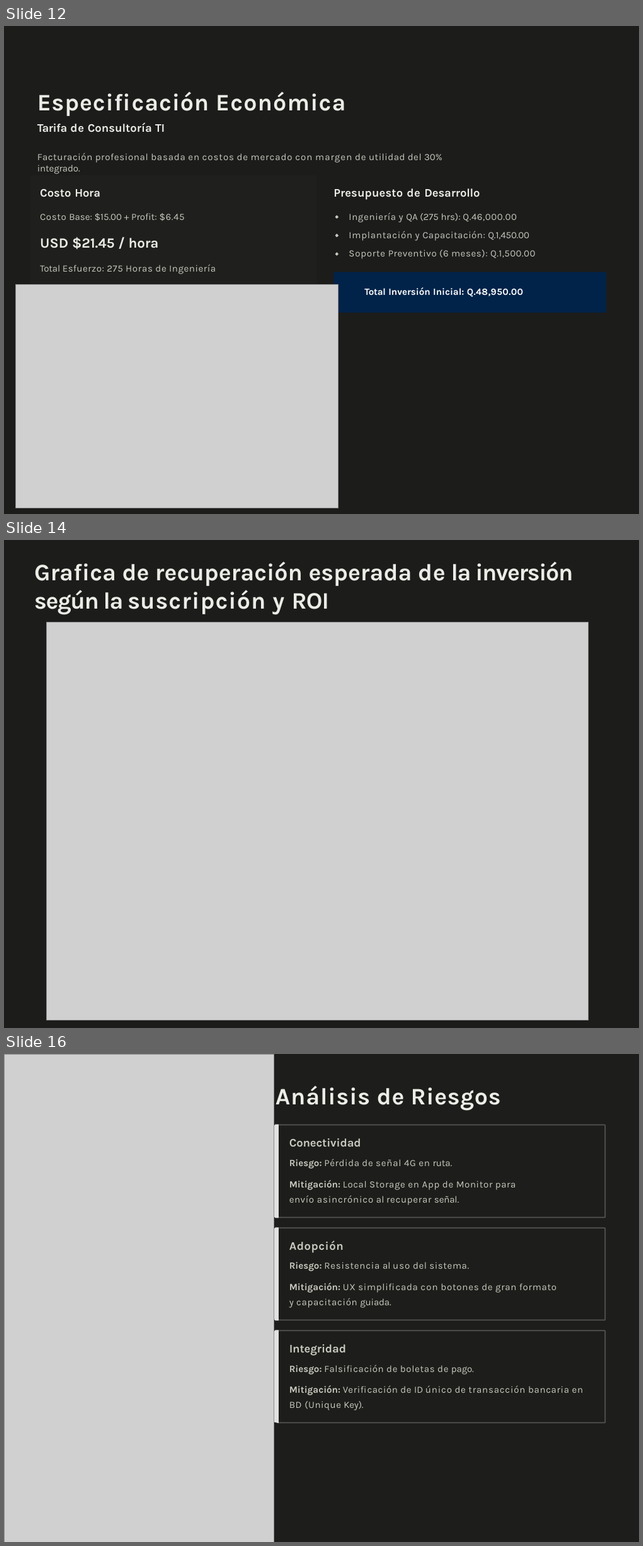
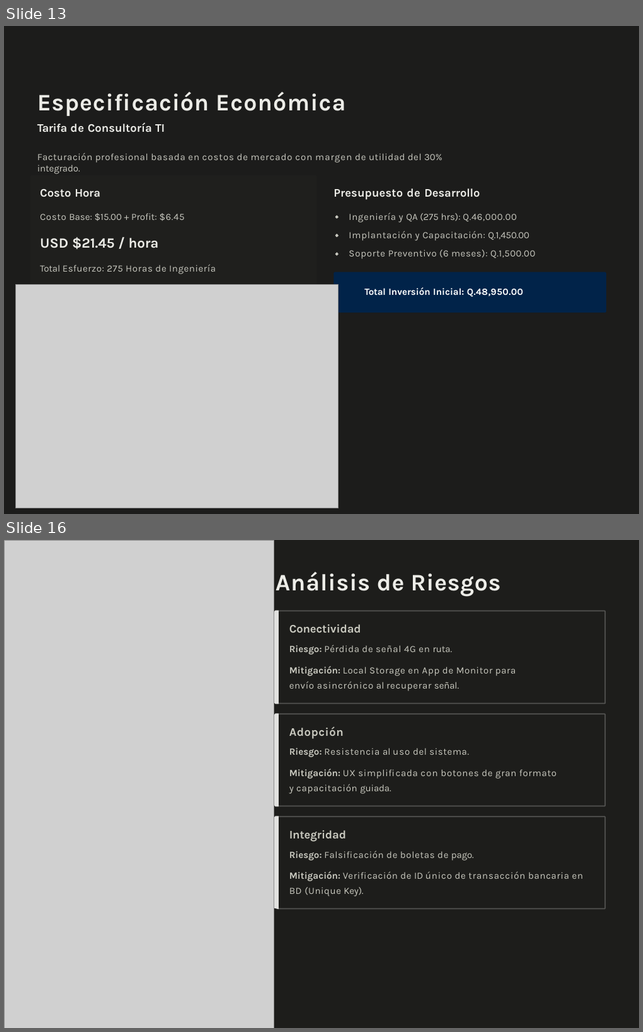
Before and after one commit to johnsvill/TransportesGenesis, a slide deck: Documentos/Proyecto/final/Presentacion_9-06-2026/Gestion-de-Pagos-Transportes-Genesis.pptx. Shown one above the other, each under a label of ours: slides 12, 14 and 16 before the commit, slides 13 and 16 after it; the slides between them are not shown. The pictures are 643x1546 and 643x1032 pixels, drawn with LibreOffice and Linux fonts; fonts in the diff are those of the drawing; grey boxes stand for pictures; background and template pictures are left out. Boxes give left, top, right and bottom in pixels: in the first picture for what was removed or moved away, otherwise in the second. Text is boxed around its words. In the diff, an @@ line names an element or a change of style, - is before the commit and + after.

```diff
--- a/Documentos/Proyecto/final/Presentacion_9-06-2026/Gestion-de-Pagos-Transportes-Genesis.pptx
+++ b/Documentos/Proyecto/final/Presentacion_9-06-2026/Gestion-de-Pagos-Transportes-Genesis.pptx
@@ slide 14 removed at box(4, 540, 639, 1028), background #FFFFFF @@
@@ freeform shape removed at box(4, 540, 639, 898) @@
@@ freeform shape removed at box(4, 540, 639, 1028) @@
@@ title removed at box(34, 561, 573, 615) @@
-Grafica de recuperación esperada de la inversión según la suscripción y ROI
@@ picture removed at box(46, 623, 588, 1020) @@
@@ what was slide 12 is now slide 13 @@
```
Also in this commit, not shown: 2 slides changed, 1 slide added, 19 other files.
